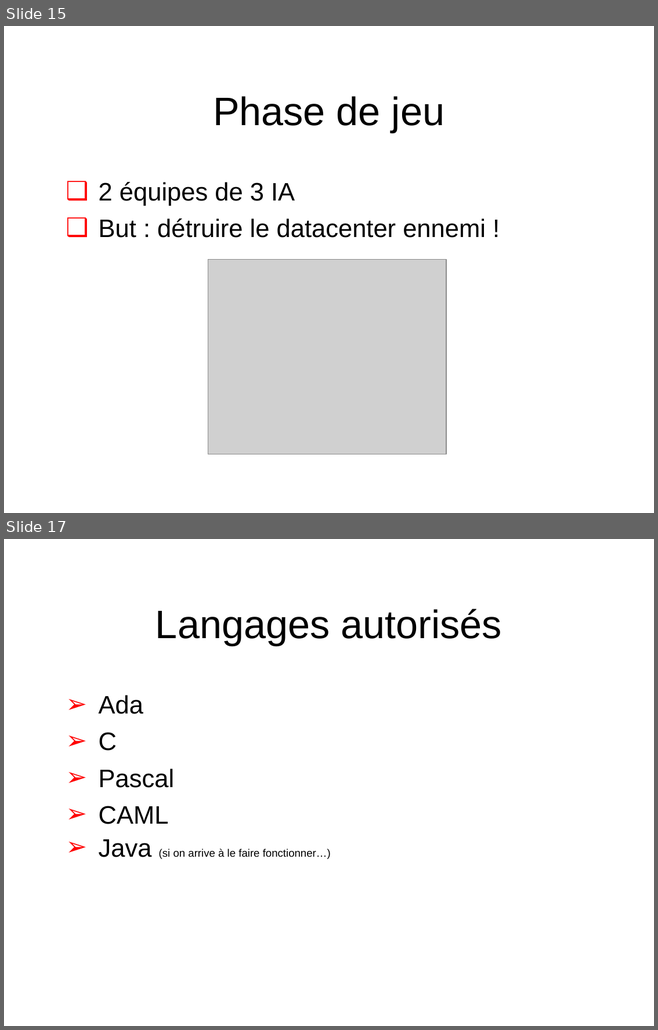
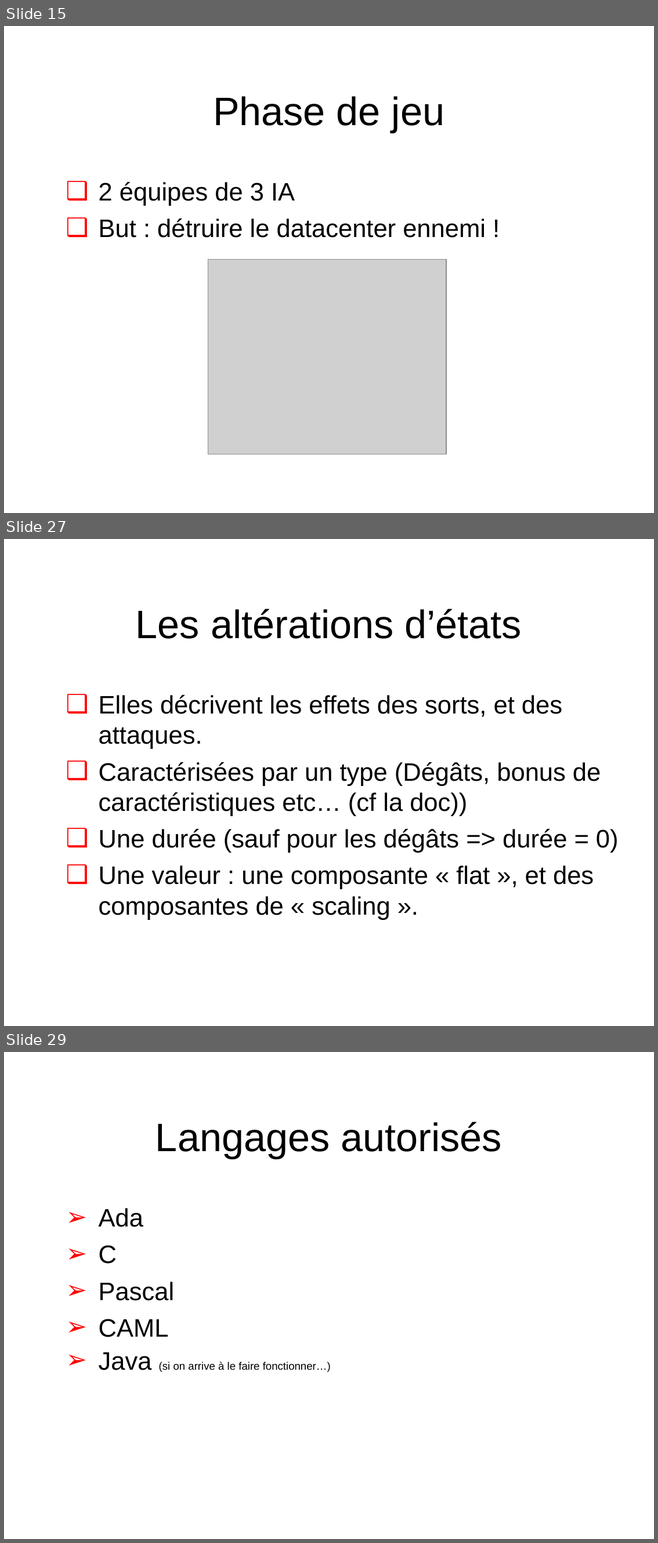
Before and after one commit to Scriptopathe/codinsa2015, a slide deck: Doc/Cod-INSA_Finale.ppt. Shown one above the other, each under a label of ours: slides 15 and 17 before the commit, slides 15, 27 and 29 after it; the slides between them are not shown. The pictures are 658x1030 and 658x1543 pixels, drawn with LibreOffice and Linux fonts; fonts in the diff are those of the drawing; grey boxes stand for pictures; background and template pictures are left out. Boxes give left, top, right and bottom in pixels: in the first picture for what was removed or moved away, otherwise in the second. Text is boxed around its words. In the diff, an @@ line names an element or a change of style, - is before the commit and + after.

```diff
--- a/Doc/Cod-INSA_Finale.ppt
+++ b/Doc/Cod-INSA_Finale.ppt
@@ slide 27 added at box(4, 539, 654, 1026), background #FFFFFF; not listed: 1 template element that a slide beside it also shows @@
@@ title added at box(136, 609, 521, 639), 44 pt, text #000000 @@
+Les altérations d’états
@@ text added at box(99, 695, 618, 920), 28 pt, text #000000 @@
+  ❑ Elles décrivent les effets des sorts, et des attaques.
+  ❑ Caractérisées par un type (Dégâts, bonus de caractéristiques etc… (cf la doc))
+  ❑ Une durée (sauf pour les dégâts => durée = 0)
+  ❑ Une valeur : une composante « flat », et des composantes de « scaling ».
@@ what was slide 17 is now slide 29 @@
```
Also in this commit, not shown: 1 slide changed, 11 other slides added, 26 other files.
